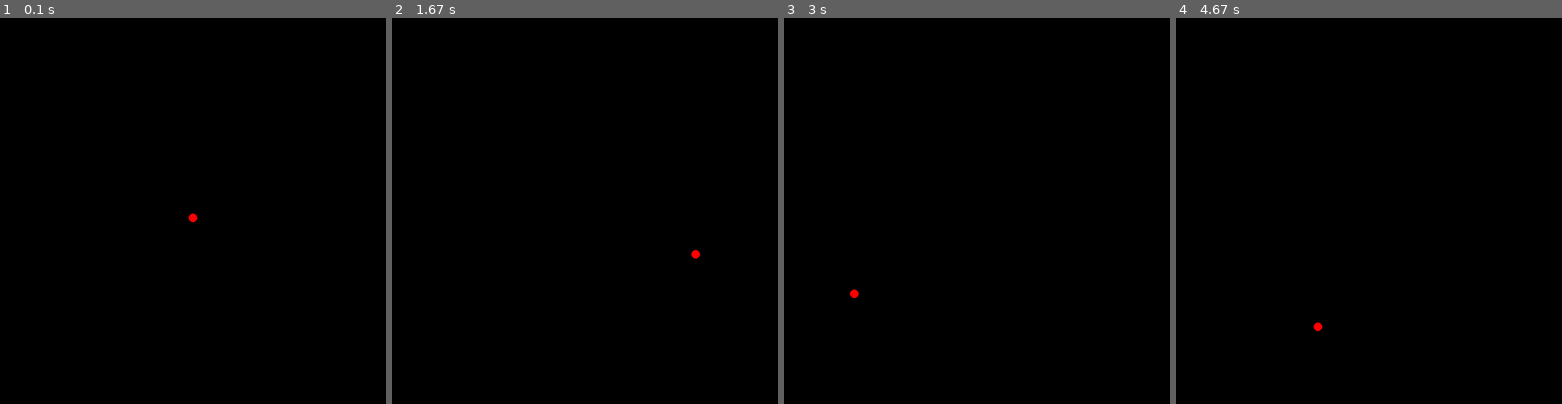
Above: before the commit, frames 1-4 (left to right).
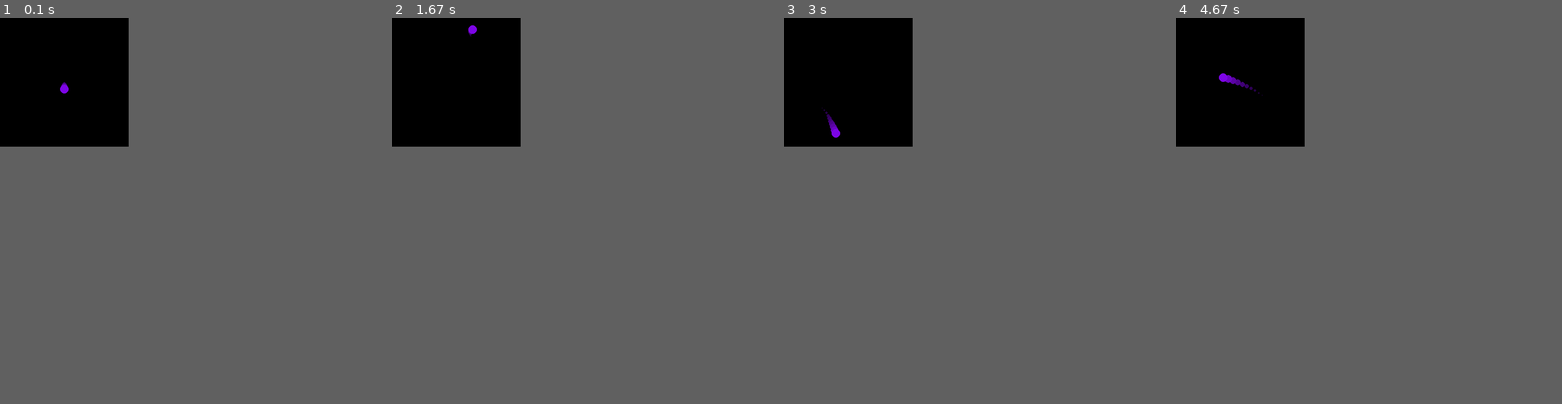
Above: after the commit, the same moments.

Repository: cdcformatc/PyPart
Game: pygame game, started from balltest.py
The game is run twice, just before and just after one commit, with the same random seed, the same clock (stepped at 60 frames per second) and the same inputs. The source is Python 2; it was converted automatically to run under Python 3.
Inputs:
- Up to frame 1 (0.1 s): no input
- Up to frame 2 (1.67 s): hold Right 0.33-0.8 s; hold Up 0.83-1.13 s; hold Right 1.17-1.63 s
- Up to frame 3 (3 s): hold Left 1.67-2.2 s; hold Down 2.23-2.53 s; hold Left 2.57-2.97 s
- Up to frame 4 (4.67 s): hold Up 3-3.37 s; hold Right 3.4-4.03 s; hold Down 4.07-4.43 s; hold Left from 4.47 s (still down)
The window is 900x900 before the commit and 300x300 after it. Grey fills any space a smaller window leaves; there, only what the larger window draws over its background counts as a difference.

The runs differ from the first frame. In frame 1, less than 0.1% of the frame differs, in the area x 15-52%, y 16-53%; in frame 2, less than 0.1%; in frame 3, 0.1%; in frame 4, 0.2%, in the area x 11-38%, y 14-82%.

Commit message:
Colors and Tails

Diff:
--- a/Particle.py
+++ b/Particle.py
@@ -1,22 +1,40 @@
 import pygame,math
 from vec2d import Vec2d
-RED = (255, 0, 0)
 ZERO_THRESHOLD = 2
 
 class Particle:
-    def __init__(self, bound, max_speed, size=10):
-        print "init"
+    def __init__(self, bound, max_speed=15,
+        color = pygame.Color(255,0,0), size=10, gravity=0 ):
         self.bound = bound
-        r,g,b = RED
-        self.color = pygame.Color(r,g,b)
+        if isinstance(color,list) or isinstance(color,tuple):
+            try:
+                r,g,b = color
+                self.color = pygame.Color(r,g,b)
+            except:
+                print "Invalid color object",color
+                self.color = pygame.Color(255,0,0)
+        elif isinstance(color,pygame.Color):
+            self.color = color
+        else:
+            try:
+                self.color = pygame.Color(color)
+            except:
+                print "Invalid color object",color
+                self.color = pygame.Color(255,0,0)
+
         self.rect = pygame.Rect(bound.right / 2, bound.bottom / 2, size, size)
         self.radius = size
         self.child = None
         self.max_speed = max_speed
-        # if size>1:
-            # self.child = myPlayer(bound,size-1)
-        # else:
-            # self.child = None
+        self.set_gravity(gravity)
+        if size>1:
+            r = int(self.color.r-self.color.r*.15)
+            g = int(self.color.g-self.color.g*.15)
+            b = int(self.color.b-self.color.b*.15)
+
+            self.child = Particle(self.bound,size=self.radius-1,color=(r,g,b))
+        else:
+            self.child = None
         self.reset()
 
     def set(self,x,y):
@@ -31,11 +49,11 @@
         self.speed = Vec2d(0, 0)
 
     def draw(self, screen):
-        pygame.draw.circle(screen, self.color, self.rect.center, self.radius)
         if self.child:
             self.child.draw(screen)
+        pygame.draw.circle(screen, self.color, self.rect.center, self.radius)
 
-    def fix_speed(self):
+    def limit_speed(self):
         speed = self.speed.get_length()
         if speed > self.max_speed:
             self.speed *= self.max_speed / speed
@@ -45,50 +63,54 @@
         if(round(self.speed[1], ZERO_THRESHOLD) == 0):
             self.speed[1] = 0
 
-    def friction(self, c):
-        self.speed *= c
-        self.fix_speed()
+    def set_friction(self, mu):
+        self.friction = mu
 
-    def gravity(self, grav):
-        self.speed[1] += grav
-        self.fix_speed()
+    def apply_friction(self):
+        self.speed *= self.friction
 
-    def move(self, c, mode = 1):
-        self.friction(c)
+    def set_gravity(self, gravity):
+        self.gravity = gravity
+
+    def apply_gravity(self):
+        self.speed[1] += self.gravity
+
+    def move(self, mode = 1):
+        self.apply_friction()
+        self.apply_gravity()
 
         oldcenter = (self.x, self.y)
         self.x += self.speed[0]
         self.y += self.speed[1]
         self.rect.center = (self.x, self.y)
 
-        if mode==1:#wrap
+        if mode == 1:#wrap
             if self.x < self.bound.left:
                 self.x = self.bound.right
             elif self.x > self.bound.right:
                 self.x = self.bound.left
-
             if self.y < self.bound.top:
                 self.y = self.bound.bottom
             elif self.y > self.bound.bottom:
                 self.y = self.bound.top
-        elif mode==0:
-            if self.x + self.radius < self.bound.left:
-                self.x = self.bound.left+ self.radius
-                self.speed[0] *= -1.95
-            elif self.x - self.radius > self.bound.right:
+        elif mode == 0:
+            if self.x - self.radius <= self.bound.left:
+                self.x = self.bound.left+self.radius
+                self.speed *= [-.95,.95]
+            elif self.x + self.radius >= self.bound.right:
                 self.x = self.bound.right - self.radius
-                self.speed[0] *= -1.95
-
+                self.speed *= [-.95,.95]
             if self.y - self.radius < self.bound.top:
                 self.y = self.bound.top + self.radius
-                self.speed[1] *= -1.95
+                self.speed *= [0.95,-.95]
             elif self.y + self.radius  > self.bound.bottom:
                 self.y = self.bound.bottom - self.radius
-                self.speed[1] *= -1.95
+                self.speed*=[0.95,-.95]
+
+        self.limit_speed()
 
         if self.child:
             self.child.movecenter(oldcenter)
-
 
     def movecenter(self, center):
         oldcenter = (self.x, self.y)
@@ -97,12 +119,10 @@
         if self.child:
             self.child.movecenter(oldcenter)
 
-        #self.set(center[0],center[1])
-
     def collide(self, other):
         return self.rect.colliderect(other.rect)
 
-    def movetowards(self, target_pos, accel, friction):
+    def movetowards(self, target_pos, accel):
         target_x, target_y = target_pos[0], target_pos[1]
 
         dist_right = self.bound.right - self.x
@@ -110,53 +130,53 @@
         dist_top = self.y - self.bound.top
         dist_bottom = self.bound.bottom - self.y
 
-        enemy_dist_right = self.bound.right - target_x
-        enemy_dist_left = target_x - self.bound.left
-        enemy_dist_top = target_y - self.bound.top
-        enemy_dist_bottom = self.bound.bottom - target_y
+        target_dist_right = self.bound.right - target_x
+        target_dist_left = target_x - self.bound.left
+        target_dist_top = target_y - self.bound.top
+        target_dist_bottom = self.bound.bottom - target_y
 
         x_accel = 0
         y_accel = 0
 
-        #am i to the right of enemy?
+        #am i to the right of target?
         if self.x > target_x:
-            #what is closer? the enemy or the right wall?
-            if self.x - target_x < dist_right + enemy_dist_left:
+            #what is closer? the target or the right wall?
+            if self.x - target_x < dist_right + target_dist_left:
                 #go left
                 x_accel =- accel
-            elif self.x - target_x > dist_right + enemy_dist_left:
+            elif self.x - target_x > dist_right + target_dist_left:
                 #go right
                 x_accel = accel
 
-        #am i to the left of enemy?
+        #am i to the left of target?
         elif self.x < target_x:
-            #what is closer? the enemy or the left wall?
-            if target_x - self.x > dist_left + enemy_dist_right:
+            #what is closer? the target or the left wall?
+            if target_x - self.x > dist_left + target_dist_right:
                 #go left
                 x_accel =- accel
-            elif target_x - self.x < dist_left + enemy_dist_right:
+            elif target_x - self.x < dist_left + target_dist_right:
                 #go right
                 x_accel = accel
 
-        #am i underneath enemy?
+        #am i underneath target?
         if self.y > target_y:
-            #what is closer? the enemy or the bottom wall?
-            if self.y - target_y < dist_bottom + enemy_dist_top:
+            #what is closer? the target or the bottom wall?
+            if self.y - target_y < dist_bottom + target_dist_top:
                 #go up
                 y_accel =- accel
-            elif self.y - target_y > dist_bottom + enemy_dist_top:
+            elif self.y - target_y > dist_bottom + target_dist_top:
                 #go down
                 y_accel = accel
-        #am i above enemy?
+        #am i above target?
         elif self.y < target_y:
-            #what is closer? the enemy or the top wall?
-            if target_y - self.y > dist_top + enemy_dist_bottom:
+            #what is closer? the target or the top wall?
+            if target_y - self.y > dist_top + target_dist_bottom:
                 #go up
                 y_accel =- accel
-            elif target_y - self.y < dist_top + enemy_dist_bottom:
+            elif target_y - self.y < dist_top + target_dist_bottom:
                 #go down
                 y_accel = accel
 
         self.speed += [x_accel, y_accel]
 
-        self.move(friction)
+        self.move()
--- a/balltest.py
+++ b/balltest.py
@@ -2,10 +2,8 @@
 from Particle import Particle
 os.environ['SDL_VIDEO_CENTERED'] = '1'
 
-RED = pygame.Color(255, 0 ,0)
-
 #admin settings
-FIELD_SIZE = 900
+FIELD_SIZE = 300
 MAX_LEVELS = 1000
 
 #difficulty settings
@@ -13,7 +11,8 @@
 PLAYER_LIVES = 5
 
 #physics settings
-FRICTION_COEFFICIENT = 0.99
+FRICTION_COEFFICIENT = 0.995
+GRAVITY = 0.25
 KEY_ACCEL = 0.5
 MAX_SPEED = 15
 
@@ -44,32 +43,33 @@
     pygame.init()
     clock = pygame.time.Clock()
     pygame.key.set_repeat(1, 50)
-    size = width, height = FIELD_SIZE, FIELD_SIZE
+    size = FIELD_SIZE, FIELD_SIZE
     screen = pygame.display.set_mode(size)
-
     font = pygame.font.SysFont("Courier New", 18)
-    lives = 0
-    dead = False
-    points = 0
-
     black = 0, 0, 0
 
-    ball = Particle(screen.get_rect(), MAX_SPEED)
-    ball.reset()
-    while 1:
-        dt = clock.tick(120) #limit to 60 fps
+    ball = Particle(screen.get_rect(), max_speed=15, color=(125,5,230))
+    # ball.reset()
+    ball.set_gravity(GRAVITY)
+    ball.set_friction(FRICTION_COEFFICIENT)
+
+    done = False
+
+    while not done:
+        dt = clock.tick(120) #limit to 120 fps
+        screen.fill(black)
 
         for event in pygame.event.get():
             if event.type == pygame.QUIT:
-                sys.exit()
-        screen.fill(black)
+                done = True
 
         ball.speed +=  read_keyboard(KEY_ACCEL)
-        ball.gravity(.25)
-        ball.move(FRICTION_COEFFICIENT,0)
+
+        ball.move(0)
         ball.draw(screen)
 
         pygame.display.flip()
+    pygame.quit()
 
 def collision(a, b):
     normal = Vec2d(a.x - b.x, a.y - b.y).normalized()
